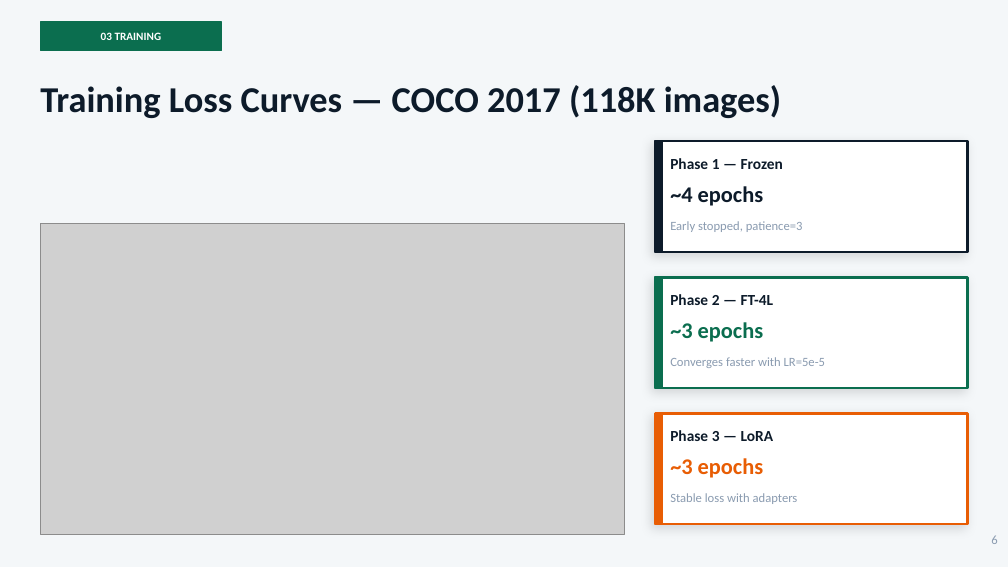
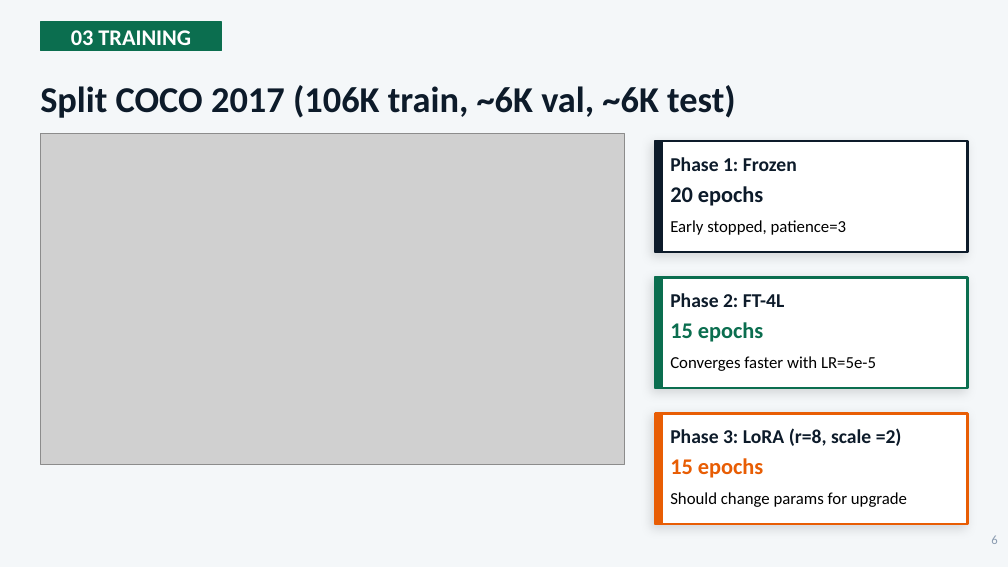
Before and after one commit to lequo-neu/Generative_Project, a slide deck: slide 6 of reports/Generative_Presentation_Group8.pptx. Drawn at 1008x567 pixels with LibreOffice and Linux fonts; fonts in the diff are those of the drawing; grey boxes stand for pictures. Boxes give left, top, right and bottom in pixels: in the first picture for what was removed or moved away, otherwise in the second. Text is boxed around its words. In the diff, an @@ line names an element or a change of style, - is before the commit and + after.

```diff
--- a/reports/Generative_Presentation_Group8.pptx
+++ b/reports/Generative_Presentation_Group8.pptx
@@ text "03 TRAINING" at [71, 30, 191, 45]: size 8 to 16 pt @@
@@ text at [40, 85, 736, 118]: text changed @@
-Training Loss Curves — COCO 2017 (118K images)
+Split COCO 2017 (106K train, ~6K val, ~6K test)
@@ picture: place and size @@
-picture at [40, 224, 625, 534]
+picture at [40, 133, 625, 465]
@@ text at [670, 157, 797, 171]: text changed; size 11 to 14 pt @@
-Phase 1 — Frozen
+Phase 1: Frozen
@@ text at [670, 186, 763, 206]: text changed @@
-~4 epochs
+20 epochs
@@ text "Early stopped, patience=3" at [670, 220, 846, 235]: size 9 to 12 pt, text colour #8A9BB0 to #000000 @@
@@ text at [670, 293, 785, 307]: text changed; size 11 to 14 pt @@
-Phase 2 — FT-4L
+Phase 2: FT-4L
@@ text at [670, 322, 763, 342]: text changed @@
-~3 epochs
+15 epochs
@@ text "Converges faster with LR=5e-5" at [670, 356, 876, 371]: size 9 to 12 pt, text colour #8A9BB0 to #000000 @@
@@ text at [670, 428, 902, 446]: text changed; size 11 to 14 pt @@
-Phase 3 — LoRA
+Phase 3: LoRA (r=8, scale =2)
@@ text at [670, 458, 763, 478]: text changed @@
-~3 epochs
+15 epochs
@@ text at [670, 492, 907, 507]: text changed; size 9 to 12 pt; text colour #8A9BB0 to #000000 @@
-Stable loss with adapters
+Should change params for upgrade
```
Also in this commit, not shown: 14 other slides changed, 4 other files.
